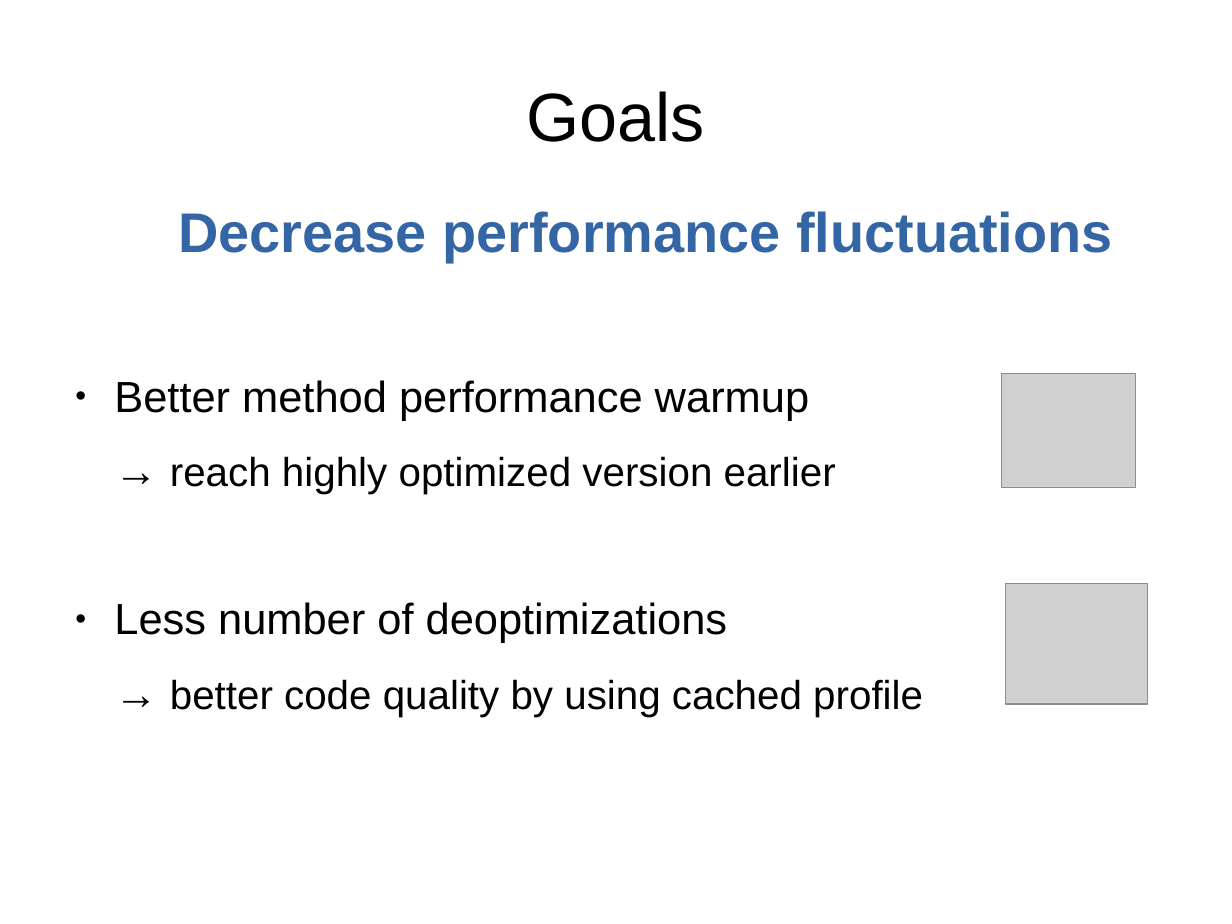
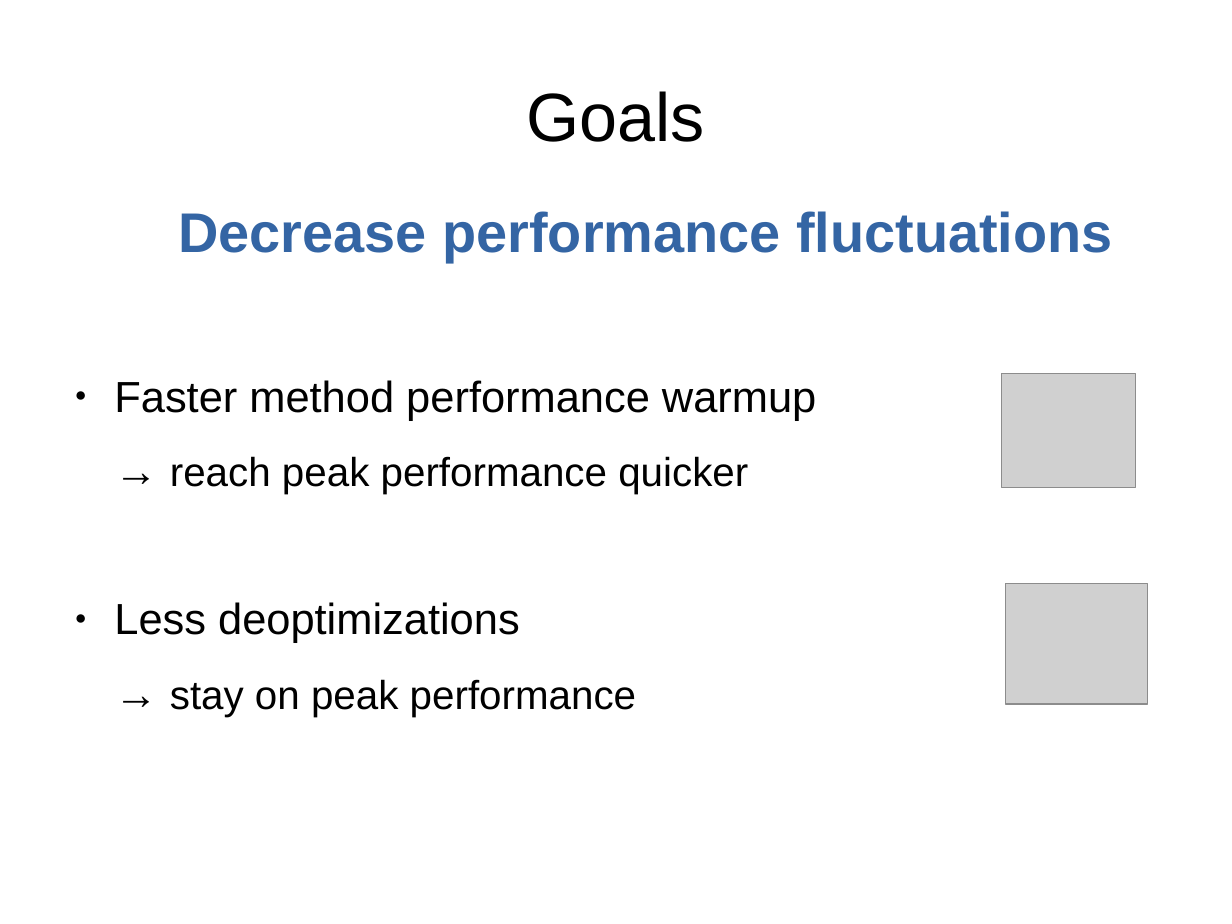
Before and after one commit to mohlerm/hotspot, a slide deck: slide 5 of presentation/profile_caching_mohlerm_presentation.odp (slide 4 before the commit). Drawn at 1232x924 pixels with LibreOffice and Linux fonts; fonts in the diff are those of the drawing; grey boxes stand for pictures. Boxes give left, top, right and bottom in pixels: in the first picture for what was removed or moved away, otherwise in the second. Text is boxed around its words. In the diff, an @@ line names an element or a change of style, - is before the commit and + after.

```diff
--- a/presentation/profile_caching_mohlerm_presentation.odp
+++ b/presentation/profile_caching_mohlerm_presentation.odp
@@ text at box(114, 380, 816, 717): text changed; size 26 to 28 pt @@
-● Better method performance warmup
-→ reach highly optimized version earlier
-● Less number of deoptimizations
-→ better code quality by using cached profile
+● Faster method performance warmup
+→ reach peak performance quicker
+● Less deoptimizations
+→ stay on peak performance
```
Also in this commit, not shown: 4 other slides changed, 3 slides added, 1 slide removed.
